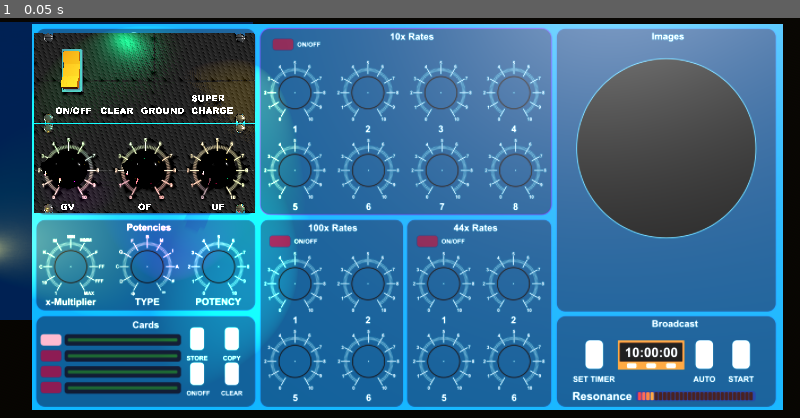
Above: before the commit, frame 1.
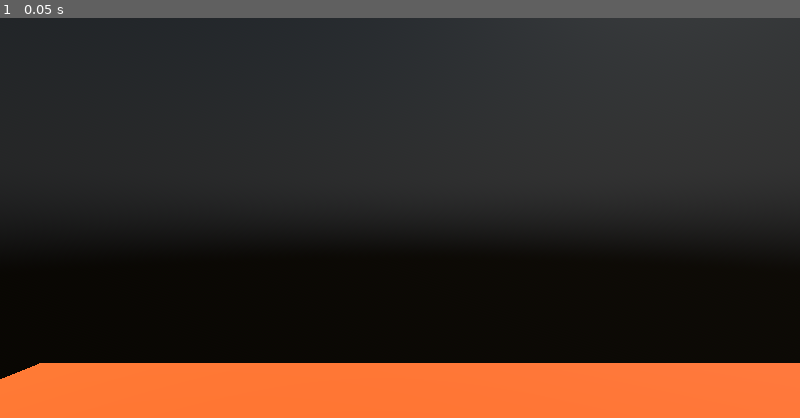
Above: after the commit, the same moment.

Repository: isuretpolos/AOPi3
Game: Godot game, scene res://SCENES/MAIN3D.tscn
The game is run twice, just before and just after one commit, with the same random seed, the same clock (stepped at 60 frames per second) and the same inputs.
Inputs:
- Up to frame 1 (0.05 s): no input

The runs differ from the first frame. In frame 1, 87% of the frame differs, in the area x 0-100%, y 0-100%.

Commit message:
orbital camera rotation and panning fixed

Diff:
--- a/SCENES/MAIN3D.tscn
+++ b/SCENES/MAIN3D.tscn
@@ -1,6 +1,7 @@
-[gd_scene load_steps=16 format=3 uid="uid://cgv8prdwo77qh"]
+[gd_scene load_steps=17 format=3 uid="uid://cgv8prdwo77qh"]
 
 [ext_resource type="PackedScene" uid="uid://xdh82s3pxovt" path="res://BLENDER/Prototype.glb" id="1_1fqqq"]
+[ext_resource type="PackedScene" uid="uid://7h5025xah1xx" path="res://BLENDER/BACKGROUND.glb" id="1_4ukpf"]
 [ext_resource type="PackedScene" uid="uid://dmjviskywjlop" path="res://BLENDER/BUTTON.glb" id="1_yrw6j"]
 [ext_resource type="PackedScene" uid="uid://cxsd5bw85ol0f" path="res://BLENDER/KNOB.glb" id="2_6euwl"]
 [ext_resource type="PackedScene" uid="uid://4cjs0tj0oce5" path="res://BLENDER/KNOB_Scale10.glb" id="2_ctog8"]
@@ -31,6 +32,9 @@
 [sub_resource type="SeparationRayShape3D" id="SeparationRayShape3D_1fqqq"]
 
 [node name="MAIN3D" type="Node3D"]
+
+[node name="BACKGROUND" parent="." instance=ExtResource("1_4ukpf")]
+transform = Transform3D(1, 0, 0, 0, 1, 0, 0, 0, 1, 0, -0.12701368, 0)
 
 [node name="PROTOTYPE_DEVICE" type="Node3D" parent="."]
 
@@ -81,12 +85,13 @@
 [node name="Lights" type="Node" parent="WORLD"]
 
 [node name="DirectionalLight3D" type="DirectionalLight3D" parent="WORLD/Lights"]
-transform = Transform3D(-0.49999982, -0.7500001, 0.43301263, -0.296198, 0.6179452, 0.72829294, -0.8137978, 0.23588885, -0.531121, 0, 3.1000001, 0)
+transform = Transform3D(-0.49999985, -0.7500001, 0.43301266, -0.29619804, 0.6179452, 0.7282929, -0.81379783, 0.23588882, -0.5311211, -28.493607, 3.1000001, 0)
 light_energy = 1.331
 shadow_enabled = true
 
 [node name="SpotLight3DRED" type="SpotLight3D" parent="WORLD/Lights"]
 transform = Transform3D(1, 0, 0, 0, 0.9396927, 0.34202012, 0, -0.34202012, 0.9396927, -2.7, 3.1, 4.7000003)
+visible = false
 light_color = Color(0.5846176, 0.008195126, 0.66420674, 1)
 light_energy = 1.766
 shadow_enabled = true
@@ -97,6 +102,7 @@
 
 [node name="SpotLight3D2GREEN" type="SpotLight3D" parent="WORLD/Lights"]
 transform = Transform3D(-0.7127916, 0.51522857, -0.47588626, 0.32139376, 0.8430134, 0.43131712, 0.6234054, 0.15449233, -0.76648414, -4.987116, 7.620543, -10.058546)
+visible = false
 light_color = Color(5.77569e-06, 0.9813996, 0.54617596, 1)
 light_energy = 1.766
 shadow_enabled = true
@@ -107,6 +113,7 @@
 
 [node name="SpotLight3D2YELLOW" type="SpotLight3D" parent="WORLD/Lights"]
 transform = Transform3D(0.34202024, 0.3213938, -0.8830223, 7.0012556e-09, 0.9396926, 0.34202006, 0.93969274, -0.116977796, 0.3213938, -11.5, 3.1, 4.7000003)
+visible = false
 light_color = Color(0.9999998, 0.7979115, 0.21672997, 1)
 light_energy = 1.766
 shadow_enabled = true
@@ -117,6 +124,7 @@
 
 [node name="SpotLight3DRED2" type="SpotLight3D" parent="WORLD/Lights"]
 transform = Transform3D(0.98480785, 0.05939114, -0.16317588, 1.14149525e-08, 0.9396927, 0.3420201, 0.17364827, -0.33682415, 0.92541677, 1.3110161, 3.1, 8.087471)
+visible = false
 light_color = Color(0.85855263, 0.01621549, 0.3154708, 1)
 light_energy = 2.285
 shadow_enabled = true
@@ -127,6 +135,7 @@
 
 [node name="SpotLight3D2GREEN2" type="SpotLight3D" parent="WORLD/Lights"]
 transform = Transform3D(0.14531276, -0.49399376, 0.85723656, 0.3213938, 0.8430134, 0.4313171, -0.93572986, 0.21283463, 0.2812671, 12.54966, 7.620543, 8.223044)
+visible = false
 light_color = Color(5.77569e-06, 0.9813996, 0.54617596, 1)
 light_energy = 1.766
 shadow_enabled = true
@@ -137,6 +146,7 @@
 
 [node name="SpotLight3D2YELLOW2" type="SpotLight3D" parent="WORLD/Lights"]
 transform = Transform3D(-0.86602557, -0.17101008, 0.4698463, 1.719425e-08, 0.9396927, 0.34202012, -0.50000006, 0.2961982, -0.81379783, 8.052208, 3.1, -7.2690606)
+visible = false
 light_color = Color(0.9999998, 0.7979115, 0.21672997, 1)
 light_energy = 1.766
 shadow_enabled = true
@@ -161,7 +171,7 @@
 script = ExtResource("8_uusqb")
 
 [node name="EMPTY" type="Node3D" parent="."]
-transform = Transform3D(1, 0, 0, 0, 1, 0, 0, 0, 1, 14.56015, 0, 2.642922)
+transform = Transform3D(1, 0, 0, 0, 1, 0, 0, 0, 1, 0.8758974, 0, -2.7013083)
 
 [connection signal="mouse_entered" from="PROTOTYPE_DEVICE/BUTTON/StaticBody3D" to="PROTOTYPE_DEVICE/BUTTON" method="_on_static_body_3d_mouse_entered"]
 [connection signal="mouse_exited" from="PROTOTYPE_DEVICE/BUTTON/StaticBody3D" to="PROTOTYPE_DEVICE/BUTTON" method="_on_static_body_3d_mouse_exited"]
--- a/SCRIPTS/camera_rig.gd
+++ b/SCRIPTS/camera_rig.gd
@@ -1,12 +1,97 @@
 extends Node3D
 
-@export var look_at_target := Node3D
+@export var look_at_target: Node3D
+@export var zoom_at_target: Node3D
+@export var mouse_sensitivity: float = 0.003
+@export var panning_sensitivity: float = 0.01
+@export var padding_factor := 1.0
+
+var is_rotating := false
+var is_panning := false
+var orbit_angles := Vector2.ZERO  # Store yaw and pitch
+var current_distance: float = 5.0  # Current distance from target
+var original_target_position := Vector3.ZERO  # Store original target position
+var panning_offset := Vector3.ZERO  # Store panning offset
+@onready var camera_rig:=$"."
 
 func _ready() -> void:
-	if look_at_target:
-		$SpringArm3D.position.x = look_at_target.position.x
-		$SpringArm3D.position.z = look_at_target.position.z
-		$SpringArm3D.look_at(look_at_target.position)
-		$SpringArm3D.rotation.y = 0.0
-		$SpringArm3D.position.x = look_at_target.position.x
-		$SpringArm3D.position.z = look_at_target.position.z
+	if look_at_target && zoom_at_target:
+		# Store the original target position
+		original_target_position = look_at_target.position
+
+		# Initialize orbit angles based on initial SpringArm position
+		var initial_offset = camera_rig.position - look_at_target.position
+		orbit_angles.y = atan2(initial_offset.x, initial_offset.z)  # yaw
+		orbit_angles.x = atan2(initial_offset.y, sqrt(initial_offset.x * initial_offset.x + initial_offset.z * initial_offset.z))  # pitch
+		# Position the SpringArm3D at the correct distance from the target
+		update_camera_position()
+
+func update_camera_position() -> void:
+	if not look_at_target:
+		return
+
+	# Calculate the current panned target position
+	var current_target_position = original_target_position + panning_offset
+
+	# Calculate new camera position on sphere around target
+	# Using spherical coordinates: yaw (y) and pitch (x)
+	var horizontal_distance = current_distance * cos(orbit_angles.x)
+	var offset_position = Vector3(
+		horizontal_distance * sin(orbit_angles.y),  # x
+		current_distance * sin(orbit_angles.x),     # y
+		horizontal_distance * cos(orbit_angles.y)   # z
+	)
+
+	camera_rig.position = current_target_position + offset_position
+	camera_rig.look_at(current_target_position, Vector3.UP)
+
+func _unhandled_input(event: InputEvent) -> void:
+	# Check for panning: SHIFT + MMB
+	if event is InputEventMouseButton and event.button_index == MOUSE_BUTTON_MIDDLE:
+		var shift_pressed = Input.is_key_pressed(KEY_SHIFT)
+		is_panning = event.pressed and shift_pressed
+		is_rotating = event.pressed and not is_panning  # Only rotate if not panning
+
+		if event.pressed:
+			Input.mouse_mode = Input.MOUSE_MODE_CAPTURED
+		else:
+			Input.mouse_mode = Input.MOUSE_MODE_VISIBLE
+			is_panning = false
+			is_rotating = false
+
+	# Pan the camera like Blender: SHIFT + MMB
+	if event is InputEventMouseMotion and is_panning and look_at_target:
+		print("panning")
+		# Calculate panning direction based on camera orientation
+		# Get the camera's right and up vectors from its transform
+		var camera_right = camera_rig.transform.basis.x
+		var camera_up = camera_rig.transform.basis.y
+
+		# Calculate the panning offset in world space
+		var pan_delta = (camera_right * -event.relative.x * panning_sensitivity) + (camera_up * event.relative.y * panning_sensitivity)
+
+		# Update the panning offset
+		panning_offset += pan_delta
+
+		# Update camera position with the new panning offset
+		update_camera_position()
+
+	# Rotate around the target like Blender: MMB only
+	if event is InputEventMouseMotion and is_rotating and look_at_target:
+		# Update orbit angles
+		orbit_angles.y -= event.relative.x * mouse_sensitivity  # horizontal rotation (yaw)
+		orbit_angles.x += event.relative.y * mouse_sensitivity  # vertical rotation (pitch) - Note the + instead of -
+
+		# Clamp vertical angle to prevent flipping
+		orbit_angles.x = clamp(orbit_angles.x, deg_to_rad(-89), deg_to_rad(89))
+
+		# Update camera position
+		update_camera_position()
+
+	# Zoom with mouse wheel
+	if event is InputEventMouseButton and event.button_index == MOUSE_BUTTON_WHEEL_UP:
+		current_distance *= 0.9
+		update_camera_position()
+	elif event is InputEventMouseButton and event.button_index == MOUSE_BUTTON_WHEEL_DOWN:
+		current_distance *= 1.1
+		update_camera_position()
Binary file added: BLENDER/BACKGROUND.glb
Not shown, added: BLENDER/BACKGROUND.glb.import
Binary file added: BLENDER/BACKGROUND_wood_table_001_diff_4k.jpg
Not shown, added: BLENDER/BACKGROUND_wood_table_001_diff_4k.jpg.import
Not shown, added: BLENDER/BACKGROUND_wood_table_001_nor_gl_16k.png.import
Not shown, added: BLENDER/BACKGROUND_wood_table_001_rough_4k.png.import
Binary file changed: BLENDER/Prototype.glb
Not shown, added: BLENDER/BACKGROUND_wood_table_001_nor_gl_16k.png
Not shown, added: BLENDER/BACKGROUND_wood_table_001_rough_4k.png
Not shown, changed: BLENDER/prototype.blend
Not shown, changed: BLENDER/prototype.blend1
